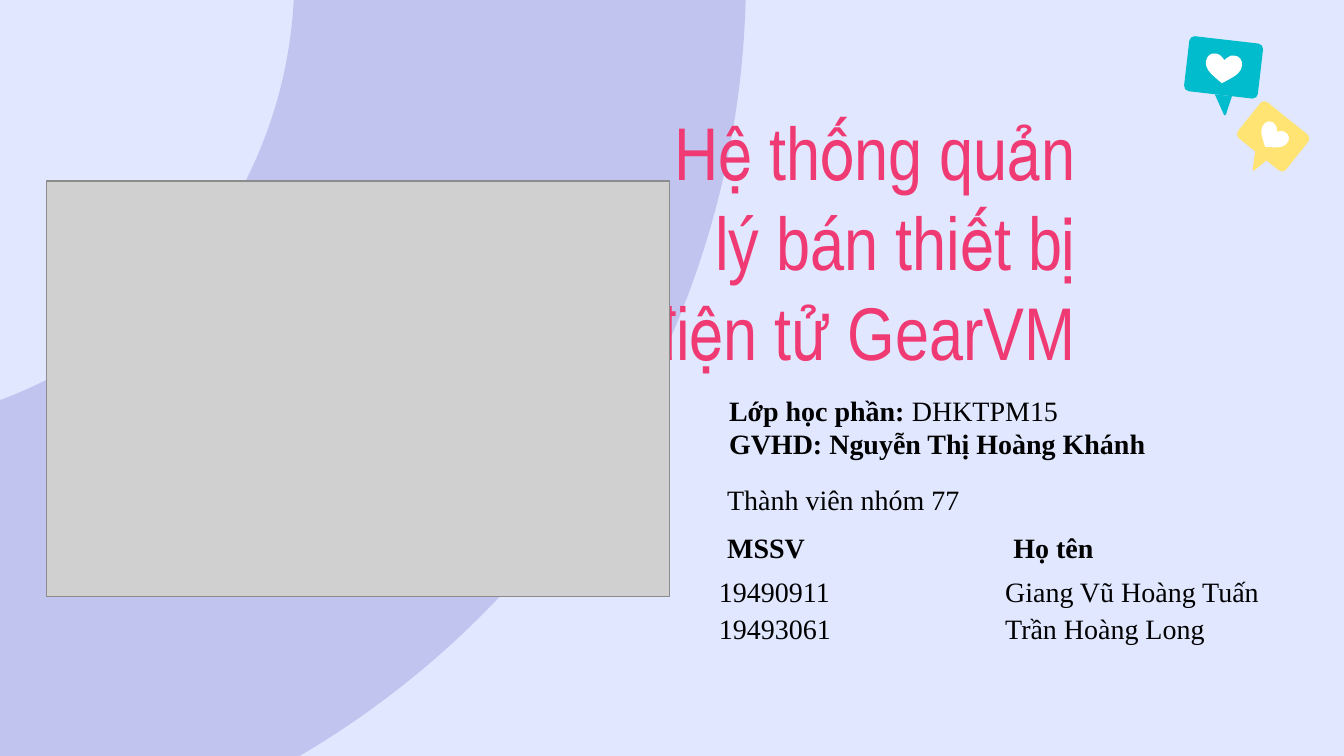
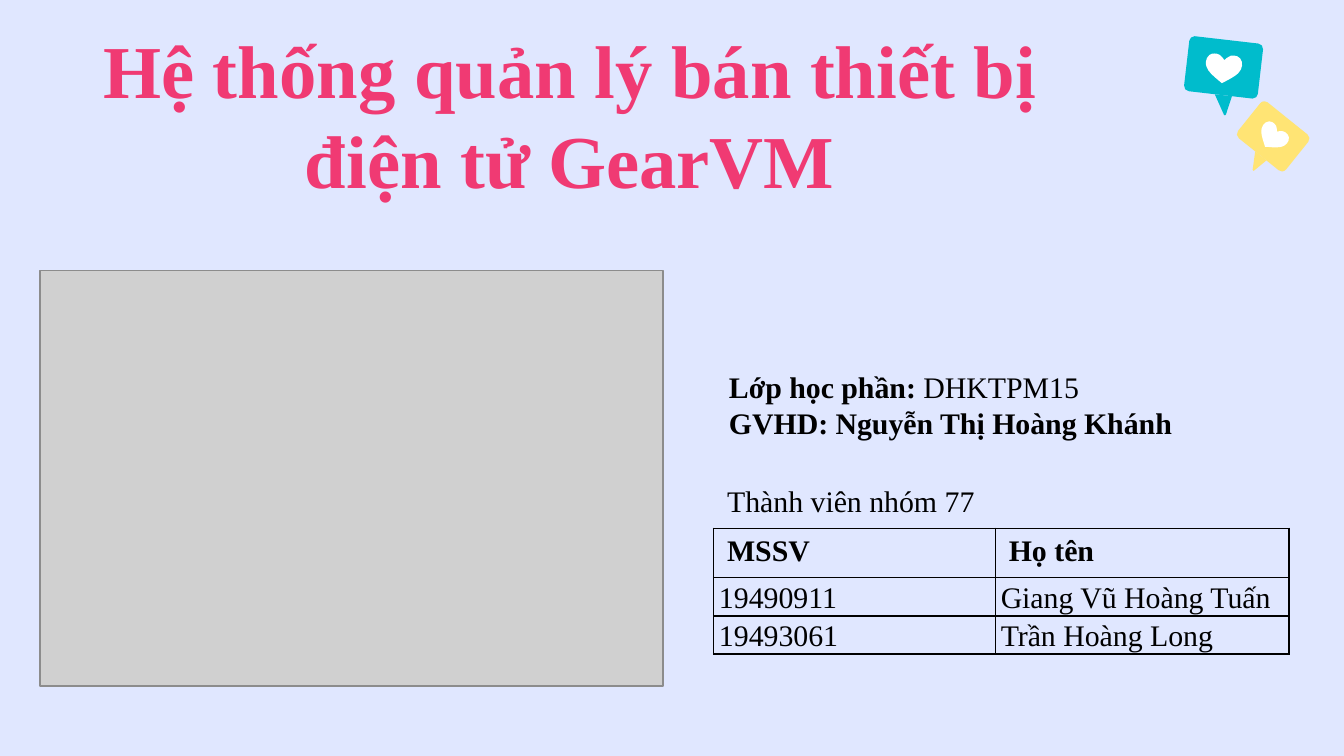
Before and after one commit to hoangtuandrive/GearVM, a slide deck: slide 2 of Báo Cáo/Nhom77_Final/Nhom77_PPT.pptx (slide 1 before the commit). Drawn at 1344x756 pixels with LibreOffice and Linux fonts; fonts in the diff are those of the drawing; grey boxes stand for pictures. Boxes give left, top, right and bottom in pixels: in the first picture for what was removed or moved away, otherwise in the second. Text is boxed around its words. In the diff, an @@ line names an element or a change of style, - is before the commit and + after.

```diff
--- a/Báo Cáo/Nhom77_Final/Nhom77_PPT.pptx
+++ b/Báo Cáo/Nhom77_Final/Nhom77_PPT.pptx
@@ donut removed at (0, 0, 746, 756) @@
@@ title "Hệ thống quản lý bán ...": place and size @@
-title "Hệ thống quản lý bán ..." at (715, 215, 1076, 361)
+title "Hệ thống quản lý bán ..." at (103, 43, 1036, 203)
@@ title "Hệ thống quản lý bán ..." at (103, 43, 1036, 203): font Arial Narrow to Times New Roman, bold on; alignment right to centre @@
@@ picture: place and size @@
-picture at (47, 181, 671, 597)
+picture at (40, 270, 664, 685)
@@ subtitle "Lớp học phần: DHKTPM15 GVHD: ...": place and size @@
-subtitle "Lớp học phần: DHKTPM15 GVHD: ..." at (729, 400, 1145, 460)
+subtitle "Lớp học phần: DHKTPM15 GVHD: ..." at (729, 376, 1172, 439)
@@ subtitle "Lớp học phần: DHKTPM15 GVHD: ..." at (729, 376, 1172, 439): size 15 to 16 pt @@
@@ table at (714, 480, 1289, 756) @@
-row 5:  | 
-row 6:  | 
-row 7:  | 
```
Also in this commit, not shown: 18 other slides changed, 3 slides added, 9 slides removed, 15 other files.
